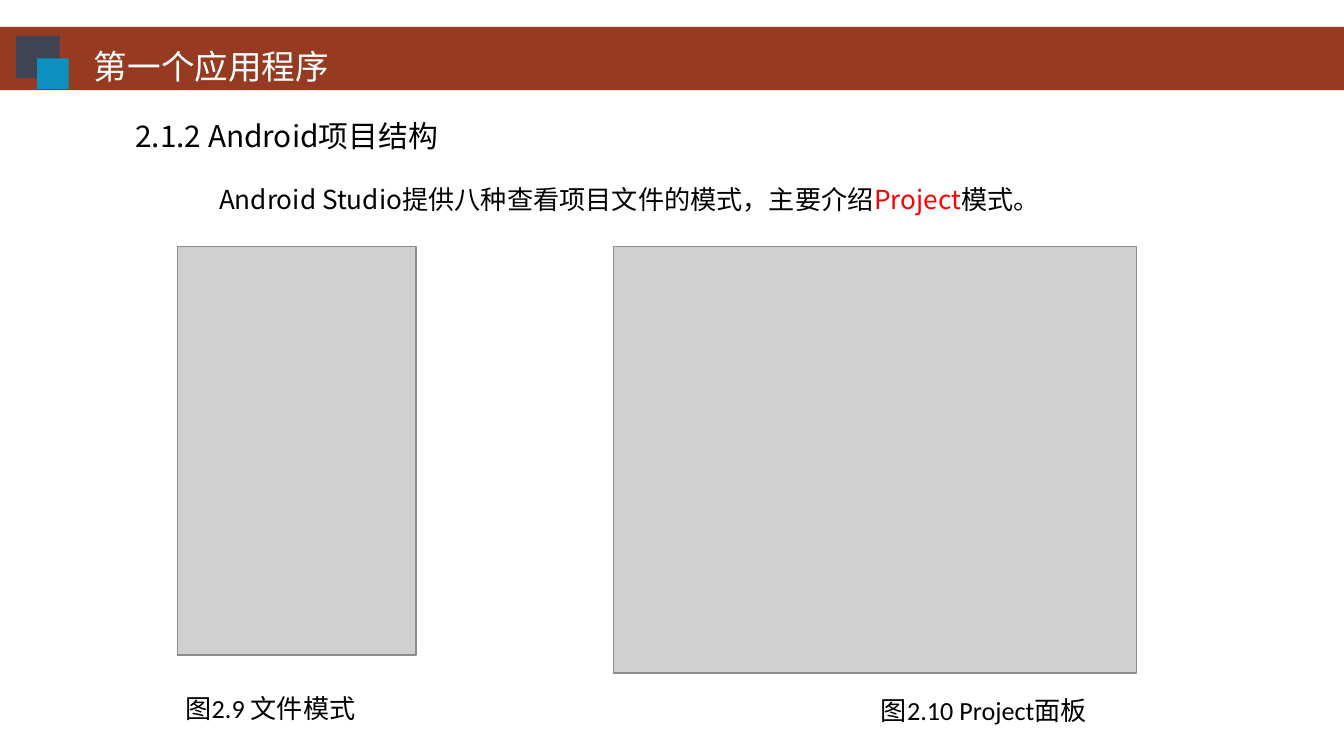
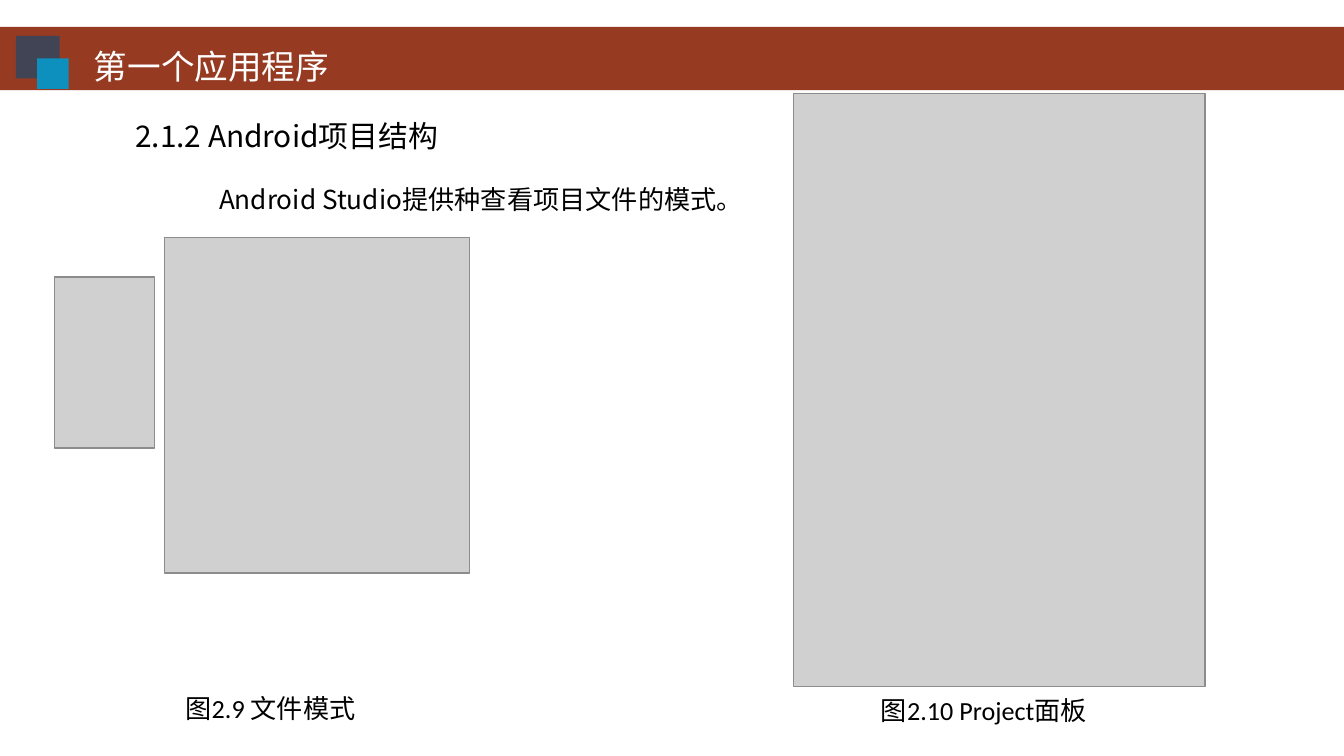
Before and after one commit to HBU/Android-PPT, a slide deck: slide 10 of 02.0 -- 首个程序 -- 第02章.ppt (slide 12 before the commit). Drawn at 1344x756 pixels with LibreOffice and Linux fonts; fonts in the diff are those of the drawing; grey boxes stand for pictures; background and template pictures are left out. Boxes give left, top, right and bottom in pixels: in the first picture for what was removed or moved away, otherwise in the second. Text is boxed around its words. In the diff, an @@ line names an element or a change of style, - is before the commit and + after.

```diff
--- a/02.0 -- 首个程序 -- 第02章.ppt
+++ b/02.0 -- 首个程序 -- 第02章.ppt
@@ picture: place and size @@
-picture at (614, 247, 1137, 675)
+picture at (793, 94, 1204, 687)
@@ text at (219, 187, 743, 211): text changed @@
-Android Studio提供八种查看项目文件的模式，主要介绍Project模式。
+Android Studio提供种查看项目文件的模式。
@@ picture: place and size @@
-picture at (177, 247, 415, 656)
+picture at (165, 238, 470, 574)
@@ picture added at (55, 277, 155, 448) @@
```
Also in this commit, not shown: 9 other slides changed, 1 slide added, 5 slides removed.
